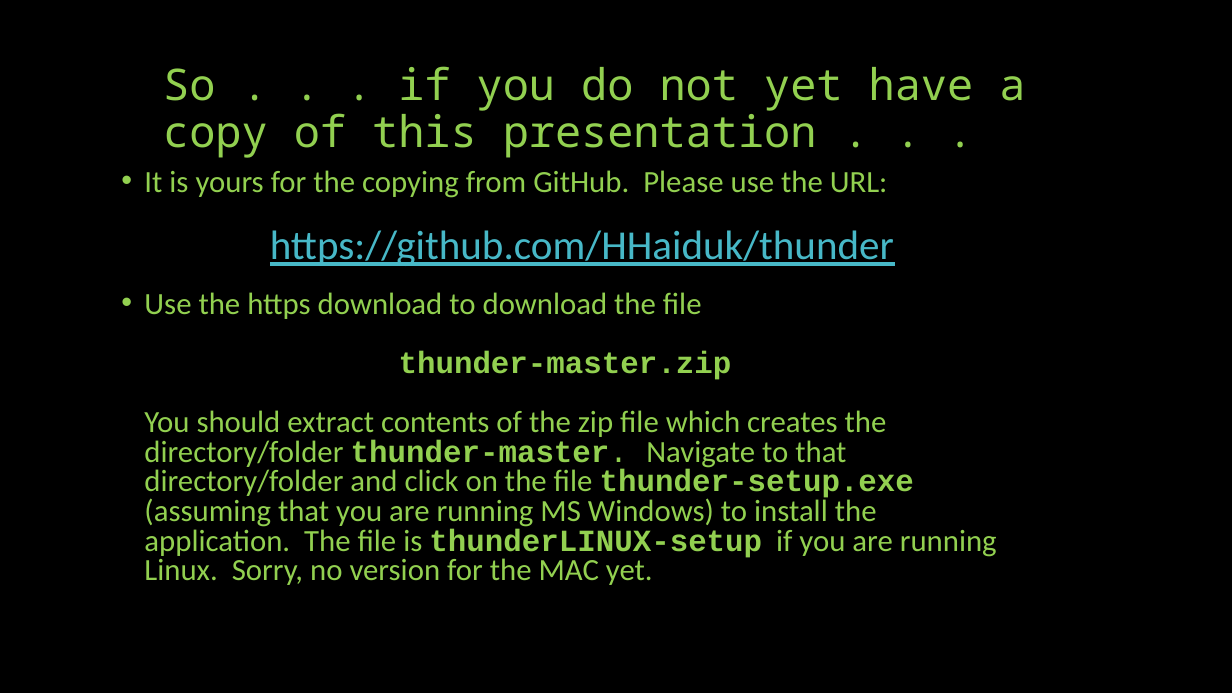
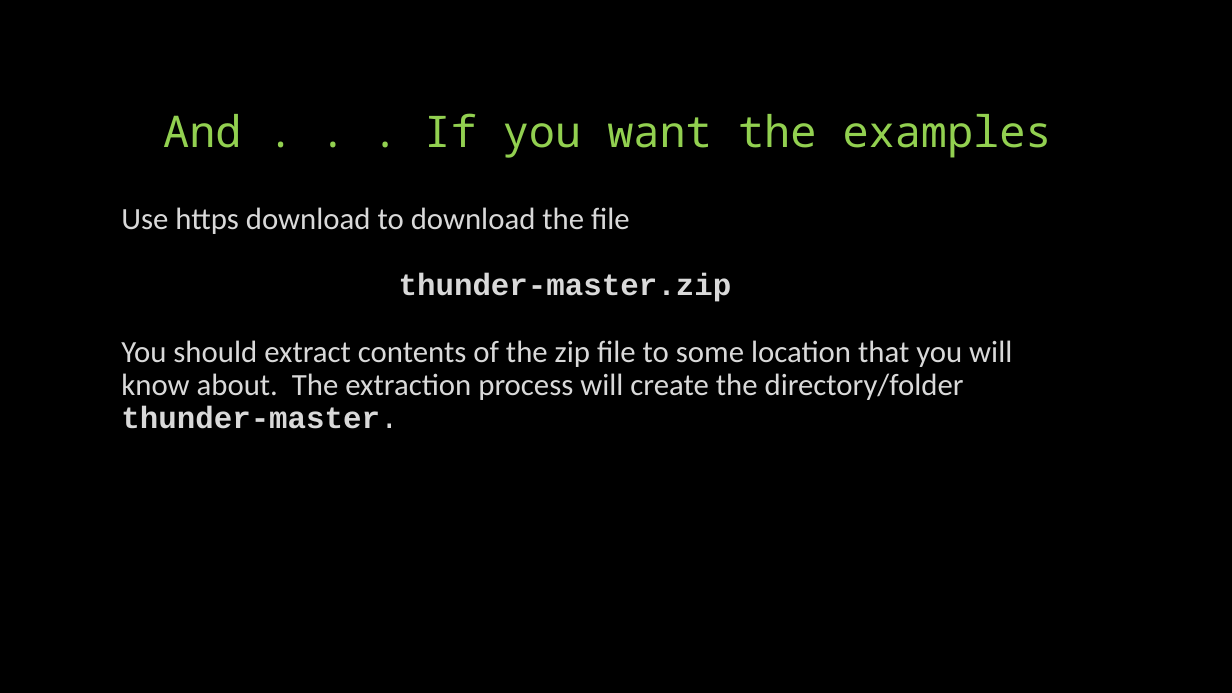
Before and after one commit to HHaiduk/thunder, a slide deck: slide 4 of Thunder_the_Robot.pptx (slide 3 before the commit). Drawn at 1232x693 pixels with LibreOffice and Linux fonts; fonts in the diff are those of the drawing. Boxes give left, top, right and bottom in pixels: in the first picture for what was removed or moved away, otherwise in the second. Text is boxed around its words. In the diff, an @@ line names an element or a change of style, - is before the commit and + after.

```diff
--- a/Thunder_the_Robot.pptx
+++ b/Thunder_the_Robot.pptx
@@ title at (163, 113, 1052, 158): text changed @@
-So . . . if you do not yet have a copy of this presentation . . .
+And . . . If you want the examples
@@ text at (121, 207, 1012, 429): text changed; text colour #92D050 to #D9D9D9 @@
-• It is yours for the copying from GitHub. Please use the URL:
-  https://github.com/HHaiduk/thunder
-• Use the https download to download the file
-  thunder-master.zip
-  You should extract contents of the zip file which creates the directory/folder thunder-master. Navigate to that directory/folder and click on the file thunder-setup.exe (assuming that you are running MS Windows) to install the application. The file is thunderLINUX-setup if you are running Linux. Sorry, no version for the MAC yet.
+Use https download to download the file
+thunder-master.zip
+You should extract contents of the zip file to some location that you will know about. The extraction process will create the directory/folder thunder-master.
```
Also in this commit, not shown: 20 other slides changed, 9 slides added, 4 other files.
